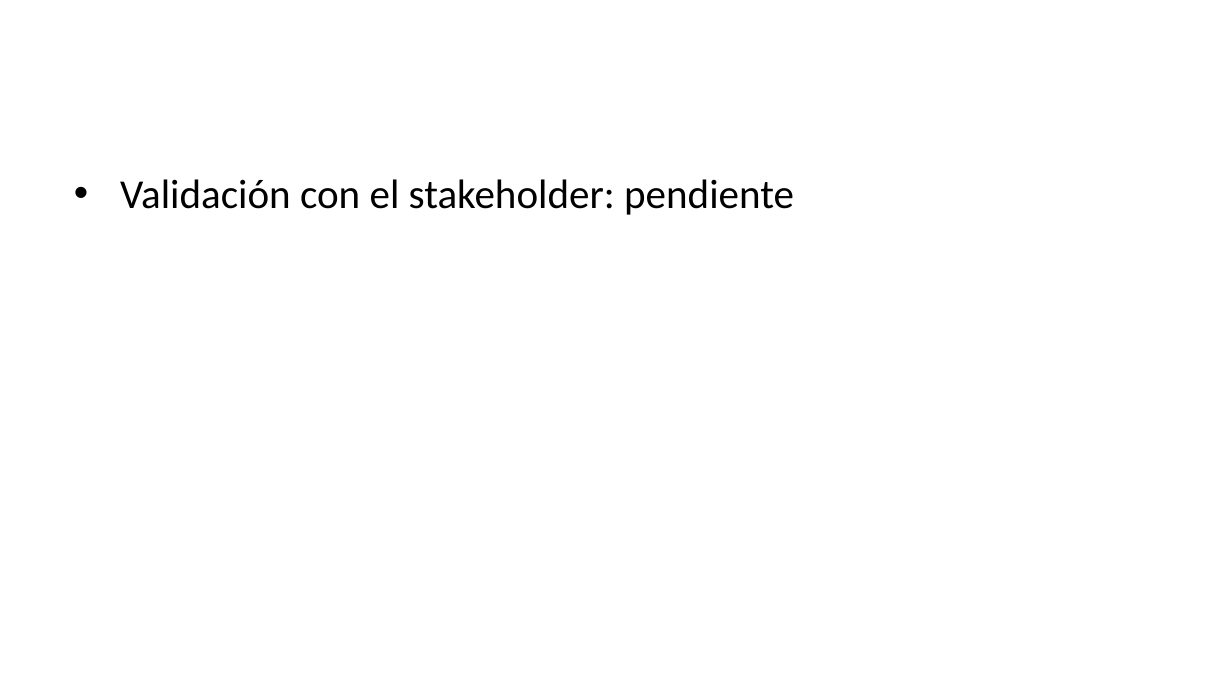
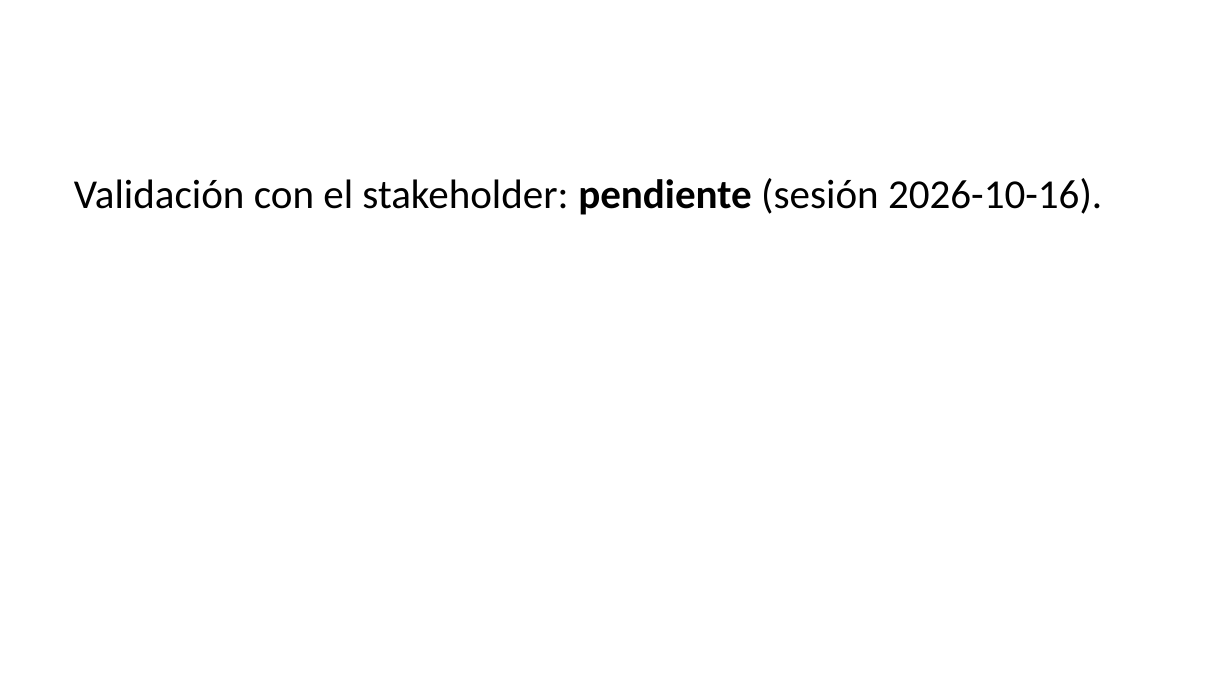
Before and after one commit to louis97/asistente-financiero, a slide deck: slide 5 of entregables/entrega_1/presentacion.pptx (slide 4 before the commit). Drawn at 1232x693 pixels with LibreOffice and Linux fonts; fonts in the diff are those of the drawing. Boxes give left, top, right and bottom in pixels: in the first picture for what was removed or moved away, otherwise in the second. Text is boxed around its words. In the diff, an @@ line names an element or a change of style, - is before the commit and + after.

```diff
--- a/entregables/entrega_1/presentacion.pptx
+++ b/entregables/entrega_1/presentacion.pptx
@@ text at (74, 178, 1102, 215): text changed @@
-• Validación con el stakeholder: pendiente
+Validación con el stakeholder: pendiente (sesión 2026-10-16).
```
Also in this commit, not shown: 5 other slides changed, 8 slides added, 6 slides removed, 7 other files.
